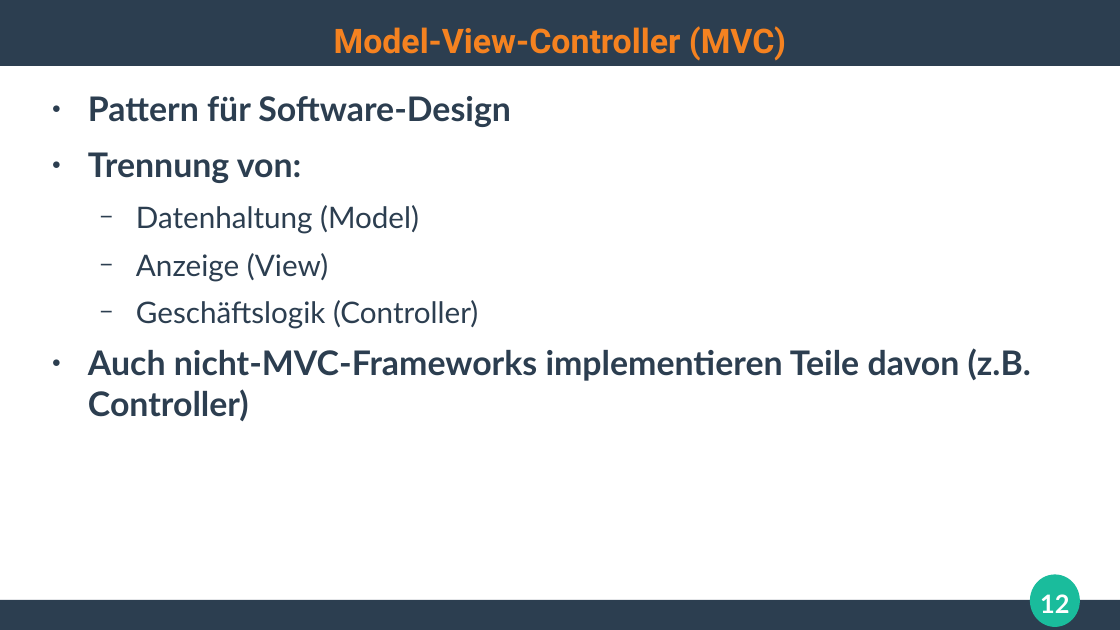
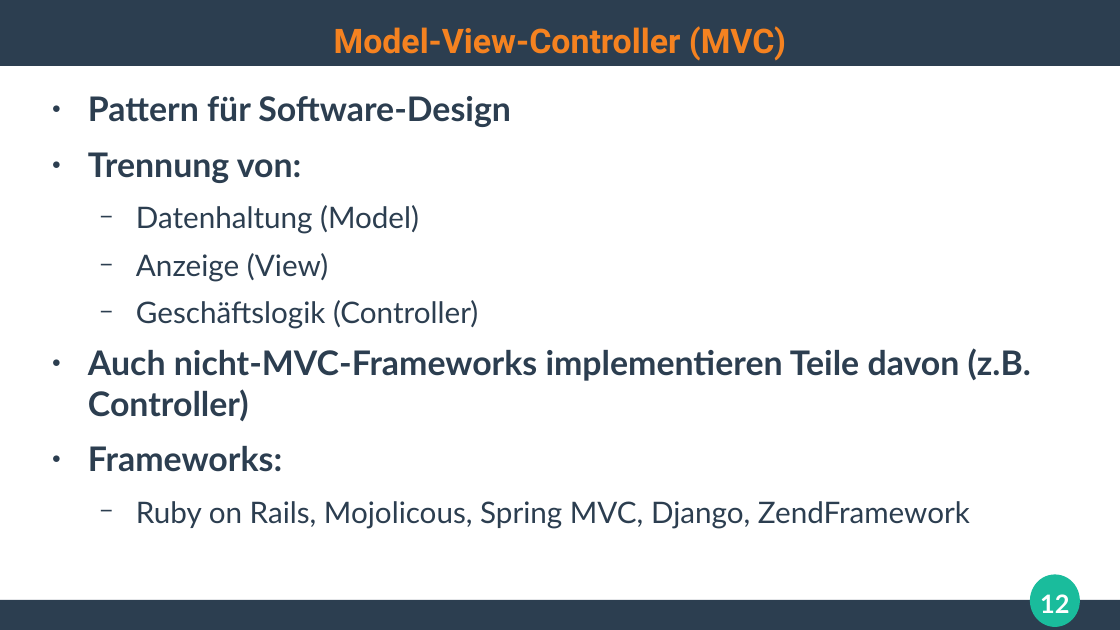
Before and after one commit to ghandmann/HS-AlbSig-WebAnwendungen2, a slide deck: slide 12 of Kapitel/04_WebFrameworks_1x1.odp. Drawn at 1120x630 pixels with LibreOffice and Linux fonts; fonts in the diff are those of the drawing. Boxes give left, top, right and bottom in pixels: in the first picture for what was removed or moved away, otherwise in the second. Text is boxed around its words. In the diff, an @@ line names an element or a change of style, - is before the commit and + after.

```diff
--- a/Kapitel/04_WebFrameworks_1x1.odp
+++ b/Kapitel/04_WebFrameworks_1x1.odp
@@ text at bbox=[88, 446, 970, 529]: paragraphs added @@
+● Frameworks:
+  − Ruby on Rails, Mojolicous, Spring MVC, Django, ZendFramework
```
Also in this commit, not shown: 3 other slides changed, 6 slides added, 1 slide removed, 2 other files.
